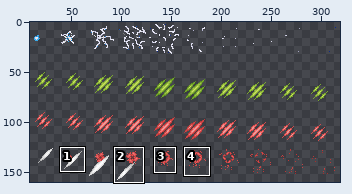
Sprite sheet, stored at Resources/AwesomeGuns/Weapons/SPRITES/Hits.gif. The picture above shows the old version from afar; the outline marks the close-up.
Close-up. The starting point:
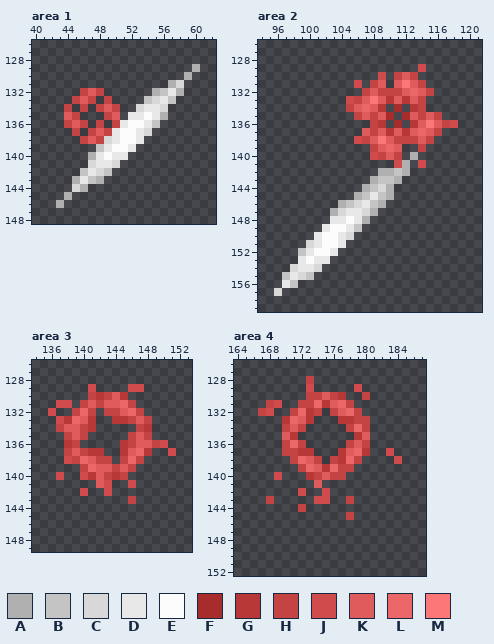
The file is 320x160 pixels. Shown: area 1: x 40..62, y 126..148; area 2: x 94..121, y 126..159; area 3: x 134..153, y 126..149; area 4: x 164..187, y 126..152. The wide view leaves out empty margins. The commit also changed other parts of the picture, which this record leaves out.
Palette (. is transparent): A #b0b0b0  B #c4c4c4  C #d8d8d8  D #e8e8e8  E #fcfcfc  F #a82c2c  G #b83838  H #c44444  J #d04c4c  K #e05c5c  L #ec6868  M #fc7878
Pixels before, area 1, first column x 43:
129 .................A
130 ................A.
131 ..............AC..
132 ...HKH......ABDA..
133 ..HKH.H....BCDB...
134 .H.H.HKH..CDDC....
135 .KH...HK.DDEDA....
136 .HKH.H.HDEEDB.....
137 ..H.HKHDEEDC......
138 ...HKHCDEED.......
139 .....BDEED........
140 ....ADEDD.........
141 ....CDDC..........
142 ...BDCB...........
143 ..ADBA............
144 ..CA..............
145 .A................
146 A.................
Pixels before, area 2, first column x 96:
129 ..................J....
130 .............J.HKH.....
131 ..........J.HK.KMKH....
132 ...........HKHHHKLKH...
133 .........JHKMKGKGKH....
134 .........HKLKG.F.GH....
135 ..........HKHKF.FKHKH..
136 ............HG.F.GKMKHJ
137 ...........KHKGKGKLKH..
138 ..........JHKMKHHHKH...
139 ............HKLK..H....
140 ............JHKH.A.....
141 ...............JA.J....
142 .............AABA......
143 ............ABBA.......
144 ...........ABCA........
145 ..........ABDBA........
146 ........ABCDBA.........
147 .......ACDDCA..........
148 .......DDEDA...........
149 ......DEEDB............
150 .....DEEDC.............
151 ....CDEED..............
152 ...BDEED...............
153 ...DEDD................
154 ..CDDC.................
155 .BDCB..................
156 .DB....................
157 C......................
Pixels before, area 3, first column x 136:
129 .....J....JJ....
130 .....HGHKG......
131 .JJ.HKHKKLH.....
132 J..HLH.HHKLH....
133 .JGLKG..GGHKH...
134 .HKKHG.....HG...
135 ..HKH.....HKH...
136 ..GH.....GHKKHJ.
137 ..HKHGG..GKLG..J
138 ..JHLKHH.HLH....
139 ....HLKKHKH.....
140 .J..JGKHGH......
141 ......KJ..J.....
142 ....J..J........
143 ..........H.....
Pixels before, area 4, first column x 167:
128 ......H...........
129 ......J.....J.....
130 ......HHKHG..H....
131 .HJ..HHLGKLH......
132 HJ..HLGH.HKLH.....
133 ...GLKG...GGHH....
134 ...HKH.....HLH....
135 ...KG.......GK....
136 ...HLH.....HKH....
137 ...HHGG...GKLG..J.
138 ....HLKH.HGLH....J
139 .....HLKGLHH......
140 ..J...GHKHH.......
141 .......K..........
142 .....J..J.........
143 .H.....JJ..H......
144 .....H............
145 ...........H......
And afterwards:
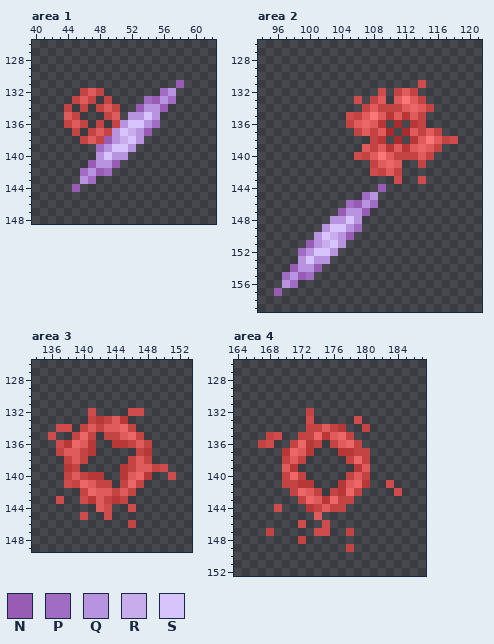
Colours new in this view: N #985cb4  P #a06cc4  Q #b894e0  R #c8acec  S #d8c4fc
The exact change:
Area 1:
y 129: x 60 A -> .
y 130: x 59 A -> .
y 131: x 57..58 AC -> .N
y 132: x 55..58 ABDA -> .PQ.
y 133: x 54..57 BCDB -> PNQP
y 134: x 53..56 CDDC -> NQQN
y 135: x 52..56 DDEDA -> QQSQ.
y 136: x 51..55 DEEDB -> QSSQP
y 137: x 50..54 DEEDC -> QSRQN
y 138: x 49..53 CDEED -> NQRSQ
y 139: x 48..52 BDEED -> PQSSQ
y 140: x 47..51 ADEDD -> .QSQQ
y 141: x 47..50 CDDC -> NQQN
y 142: x 46..49 BDCB -> PQNP
y 143: x 45..48 ADBA -> .QP.
y 144: x 45..46 CA -> N.
y 145: x 44 A -> .
y 146: x 43 A -> .
Area 2:
y 129: x 114 J -> .
y 130: x 109 J -> .; x 111..113 HKH -> ...
y 131: x 106 J -> .; x 108..109 HK -> ..; x 111..114 KMKH -> ...J
y 132: x 107..110 HKHH -> ..J.; x 113..115 LKH -> H..
y 133: x 105..108 JHKM -> .J.H; x 110 G -> .; x 112 G -> M
y 134: x 105..107 HKL -> ..H; x 109..115 G.F.GH. -> HHHKLKH
y 135: x 105 . -> J; x 108 H -> M; x 110..112 F.F -> GKG; x 115..116 KH -> ..
y 136: x 105..108 ...H -> HKLK; x 114..118 KMKHJ -> H....
y 137: x 106 . -> H; x 110..112 GKG -> F.F; x 114 L -> H
y 138: x 106..113 JHKMKHHH -> ..HG.F.G; x 115..118 H... -> MKHJ
y 139: x 107 . -> K; x 110 L -> G; x 112..116 ..H.. -> GKLKH
y 140: x 106..109 ..JH -> JHKM; x 112..115 .A.. -> HHKH
y 141: x 108..112 ...JA -> HKLK.; x 114 J -> H
y 142: x 108..112 .AABA -> JHKH.
y 143: x 108..111 ABBA -> ...J; x 114 . -> J
y 144: x 107..110 ABCA -> ..N.
y 145: x 106..110 ABDBA -> .PQ..
y 146: x 104..109 ABCDBA -> .PNQP.
y 147: x 103..108 ACDDCA -> .NQQN.
y 148: x 103..107 DDEDA -> QQSQ.
y 149: x 102..106 DEEDB -> QSSQP
y 150: x 101..105 DEEDC -> QSRQN
y 151: x 100..104 CDEED -> NQRSQ
y 152: x 99..103 BDEED -> PQSSQ
y 153: x 99..102 DEDD -> QSQQ
y 154: x 98..101 CDDC -> NQQN
y 155: x 97..100 BDCB -> PQNP
y 156: x 97..98 DB -> QP
y 157: x 96 C -> N
Area 3:
y 129: x 141 J -> .; x 146..147 JJ -> ..
y 130: x 141..145 HGHKG -> .....
y 131: x 137..138 JJ -> ..; x 140..146 HKHKKLH -> .......
y 132: x 136 J -> .; x 139..141 HLH -> ..J; x 143..147 HHKLH -> ...JJ
y 133: x 137..144 JGLKG..G -> ....HGHK; x 146..148 HKH -> ...
y 134: x 137..139 HKK -> JJ.; x 141..148 G.....HG -> KHKKLH..
y 135: x 136 . -> J; x 138..141 HKH. -> .HLH; x 143..148 ...HKH -> HHKLH.
y 136: x 137 . -> J; x 139..141 H.. -> LKG; x 144 . -> G; x 148..150 KHJ -> H..
y 137: x 137..138 .H -> HK; x 142 G -> .; x 145..147 GKL -> ..H; x 151 J -> .
y 138: x 138..143 JHLKHH -> HKH...; x 145..148 HLH. -> .HKH
y 139: x 138..145 ..HLKKHK -> GH.....G; x 147..150 .... -> KKHJ
y 140: x 137..140 J..J -> .HKH; x 142..148 KHGH... -> G..GKLG; x 151 . -> J
y 141: x 138..143 ....KJ -> JHLKHH; x 145..147 .J. -> HLH
y 142: x 140..146 J..J... -> HLKKHKH
y 143: x 137 . -> J; x 140..146 ......H -> JGKHGH.
y 144: x 142..143 .. -> KJ; x 146 . -> J
y 145: x 140 . -> J; x 143 . -> J
y 146: x 146 . -> H
Area 4:
y 128: x 173 H -> .
y 129: x 173 J -> .; x 179 J -> .
y 130: x 173..177 HHKHG -> .....; x 180 H -> .
y 131: x 168..169 HJ -> ..; x 172..178 HHLGKLH -> .......
y 132: x 167..168 HJ -> ..; x 171..174 HLGH -> ..H.; x 176..179 HKLH -> ....
y 133: x 170..173 GLKG -> ...J; x 177..180 GGHH -> ..J.
y 134: x 170..179 HKH.....HL -> ...HHKHG..
y 135: x 168..180 ..KG.......GK -> HJ..HHLGKLH..
y 136: x 167..168 .. -> HJ; x 170..174 HLH.. -> .HLGH; x 176..180 ..HKH -> HKLH.
y 137: x 170..172 HHG -> GLK; x 178..180 KLG -> GHH; x 183 J -> .
y 138: x 170..174 .HLKH -> HKH..; x 176..180 HGLH. -> ..HLH; x 184 J -> .
y 139: x 170..180 ..HLKGLHH.. -> KG.......GK
y 140: x 169..180 J...GHKHH... -> .HLH.....HKH
y 141: x 170..174 ....K -> HHGG.; x 177..180 .... -> GKLG; x 183 . -> J
y 142: x 171..179 .J..J.... -> HLKH.HGLH; x 184 . -> J
y 143: x 168 H -> .; x 172..177 ..JJ.. -> HLKGLH
y 144: x 169 . -> J; x 172..177 H..... -> .GHKHH
y 145: x 174 . -> K; x 178 H -> .
y 146: x 172 . -> J; x 175 . -> J
y 147: x 168 . -> H; x 174..175 .. -> JJ; x 178 . -> H
y 148: x 172 . -> H
y 149: x 178 . -> H
Boxes around the changes in both close-ups, in picture pixels (x1, y1, x2, y2):
changed: (56, 64, 200, 208)
changed: (274, 64, 458, 296)
changed: (48, 384, 176, 528)
changed: (258, 376, 402, 552)
